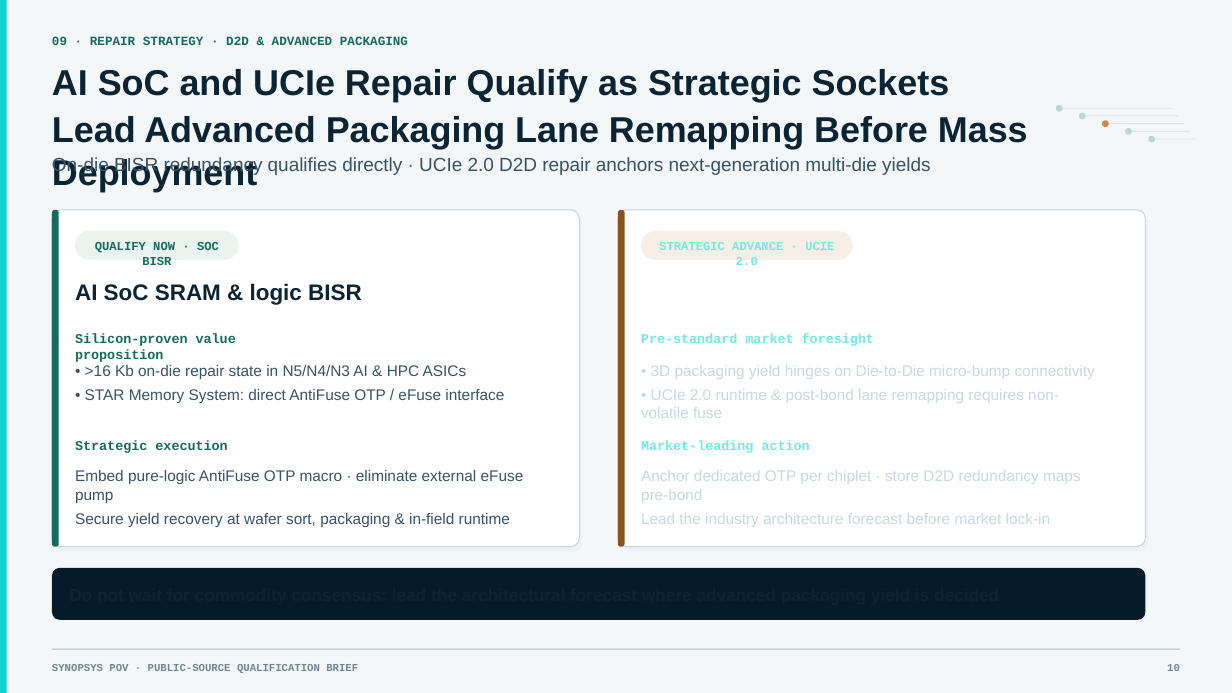
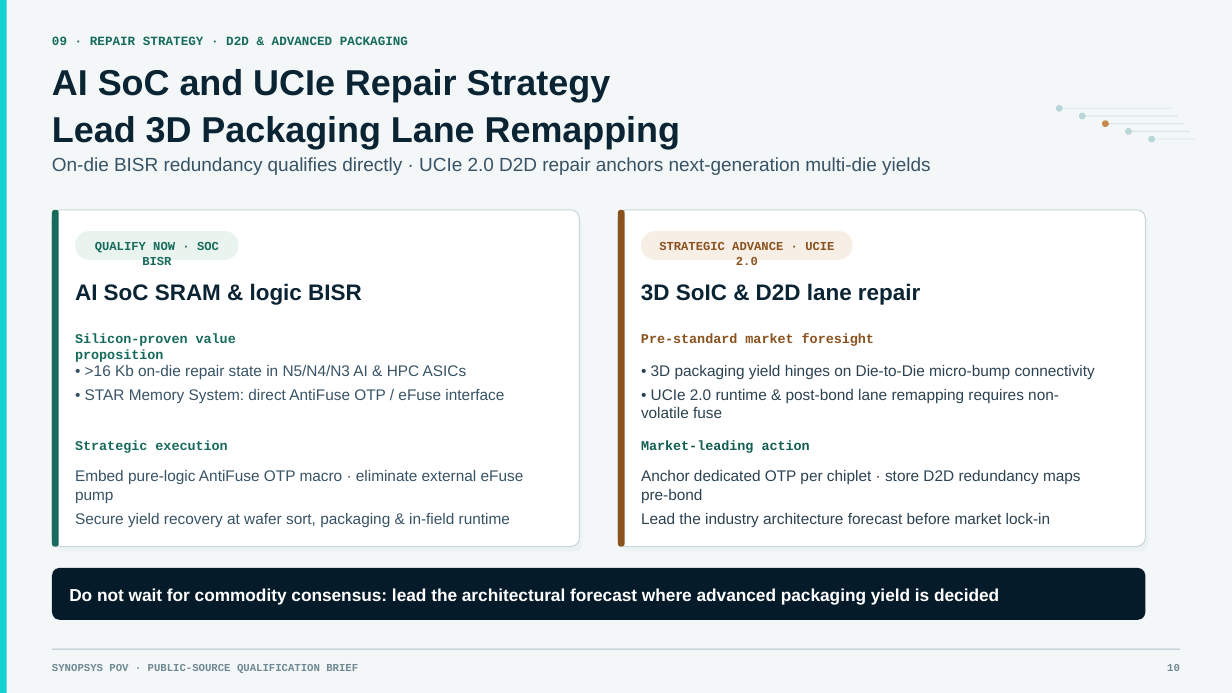
Before and after one commit to SamHuang68/nvm-knowledge-hub, a slide deck: slide 10 of briefing/NVM_AI_OCP_NVM_Opportunities_Executive_v18_Comprehensive_Update_EN.pptx. Drawn at 1232x693 pixels with LibreOffice and Linux fonts; fonts in the diff are those of the drawing. Boxes give left, top, right and bottom in pixels: in the first picture for what was removed or moved away, otherwise in the second. Text is boxed around its words. In the diff, an @@ line names an element or a change of style, - is before the commit and + after.

Commit message:
refactor(style): shorten verbose slide titles and fix color contrast for maximum readability

```diff
--- a/briefing/NVM_AI_OCP_NVM_Opportunities_Executive_v18_Comprehensive_Update_EN.pptx
+++ b/briefing/NVM_AI_OCP_NVM_Opportunities_Executive_v18_Comprehensive_Update_EN.pptx
@@ text at (52, 69, 680, 149): text changed @@
-AI SoC and UCIe Repair Qualify as Strategic Sockets
-Lead Advanced Packaging Lane Remapping Before Mass Deployment
+AI SoC and UCIe Repair Strategy
+Lead 3D Packaging Lane Remapping
@@ text "STRATEGIC ADVANCE · UCIE 2.0" at (659, 242, 834, 265): text colour #71ECE3 to #8A521E @@
@@ text added at (641, 283, 920, 305), 17.5 pt, text #0A2434, bold @@
+3D SoIC & D2D lane repair
@@ text "Pre-standard market foresight" at (641, 333, 874, 346): text colour #71ECE3 to #8A521E @@
@@ text "• 3D packaging yield hinges ..." at (641, 365, 1095, 418): text colour #C8D9E0 to #2C4251 @@
@@ text "Market-leading action" at (641, 441, 810, 453): text colour #71ECE3 to #125E52 @@
@@ text "Anchor dedicated OTP per chiplet ..." at (641, 470, 1081, 527): text colour #C8D9E0 to #2C4251 @@
@@ text added at (69, 588, 999, 605), 13.5 pt, text #FFFFFF, bold @@
+Do not wait for commodity consensus: lead the architectural forecast where advanced packaging yield is decided
```
Also in this commit, not shown: 14 other slides changed, 1 other file.
